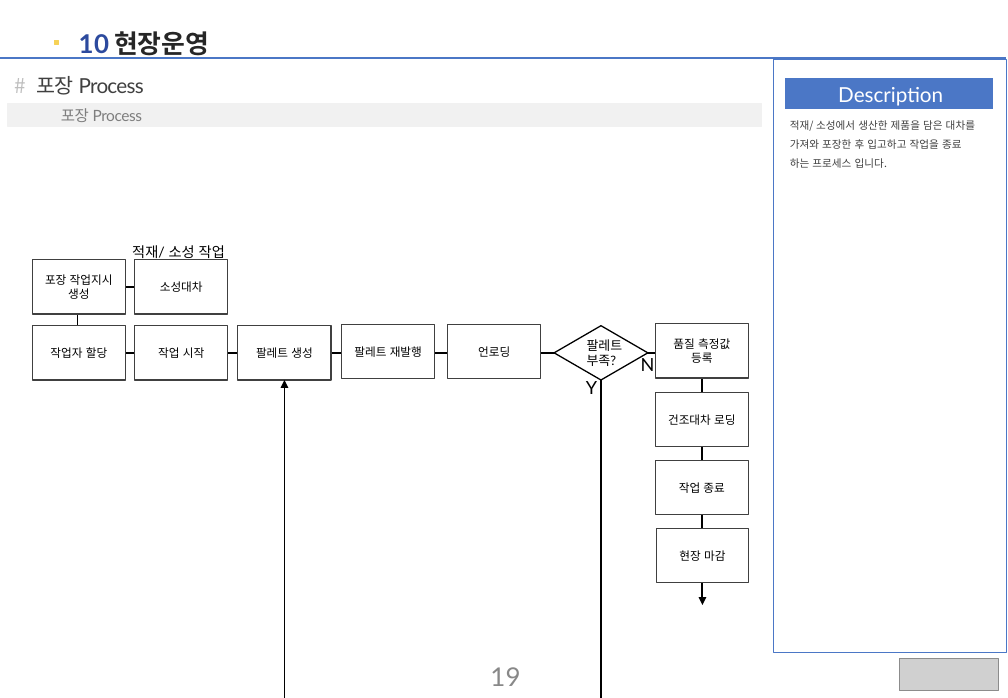
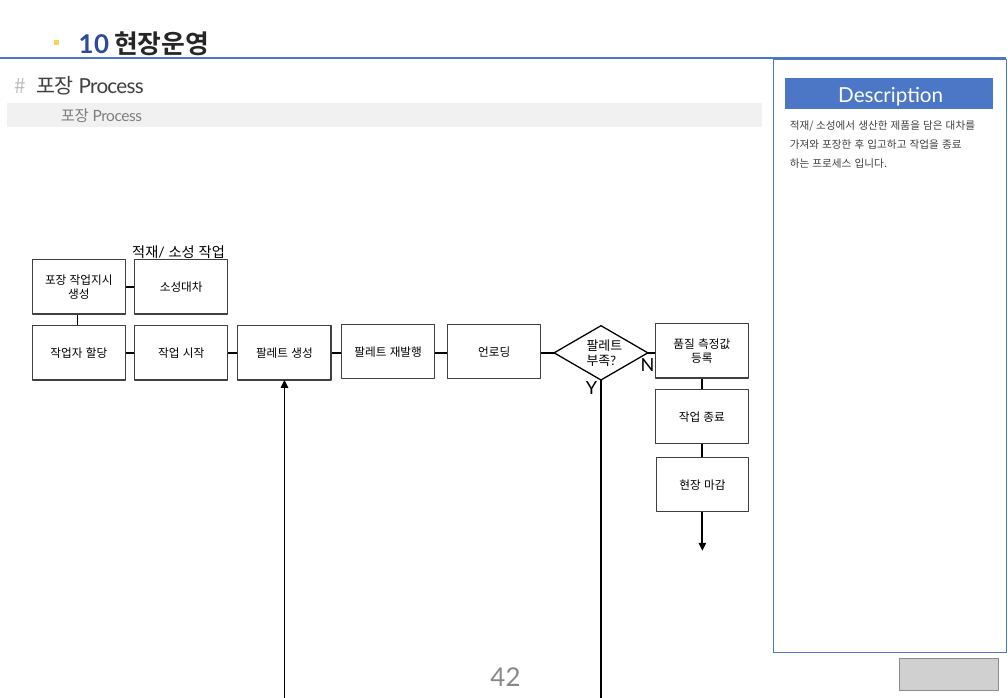
Before and after one commit to Cliedy-s/Team4, a slide deck: slide 42 of source/TEAM4 06 - 발표자료 및 보고서/TEAM4사용자메뉴얼.pptx (slide 19 before the commit). Drawn at 1008x698 pixels with LibreOffice and Linux fonts; fonts in the diff are those of the drawing; grey boxes stand for pictures. Boxes give left, top, right and bottom in pixels: in the first picture for what was removed or moved away, otherwise in the second. Text is boxed around its words. In the diff, an @@ line names an element or a change of style, - is before the commit and + after.

```diff
--- a/source/TEAM4 06 - 발표자료 및 보고서/TEAM4사용자메뉴얼.pptx
+++ b/source/TEAM4 06 - 발표자료 및 보고서/TEAM4사용자메뉴얼.pptx
@@ arrow moved from (703, 353) - (703, 605) to (703, 353) - (703, 551) @@
@@ rectangle "작업 종료": place and size @@
-rectangle "작업 종료" at [655,461,748,515]
+rectangle "작업 종료" at [655,389,748,443]
@@ rectangle removed at [655,392,748,446] @@
-건조대차 로딩
@@ rectangle "현장 마감": place and size @@
-rectangle "현장 마감" at [657,529,749,583]
+rectangle "현장 마감" at [657,458,749,512]
@@ page number at [490,667,520,686]: text changed @@
-19
+42
```
Also in this commit, not shown: 19 other slides changed, 14 slides added, 56 other files.
